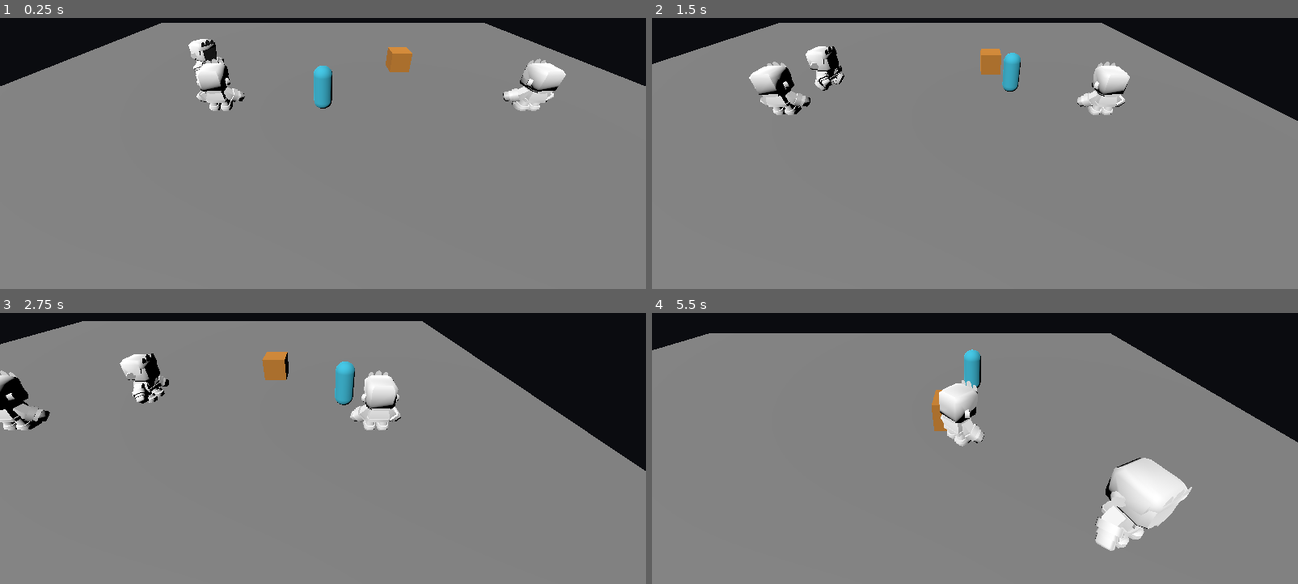
Above: before the commit, frames 1-4 (two rows, left to right).
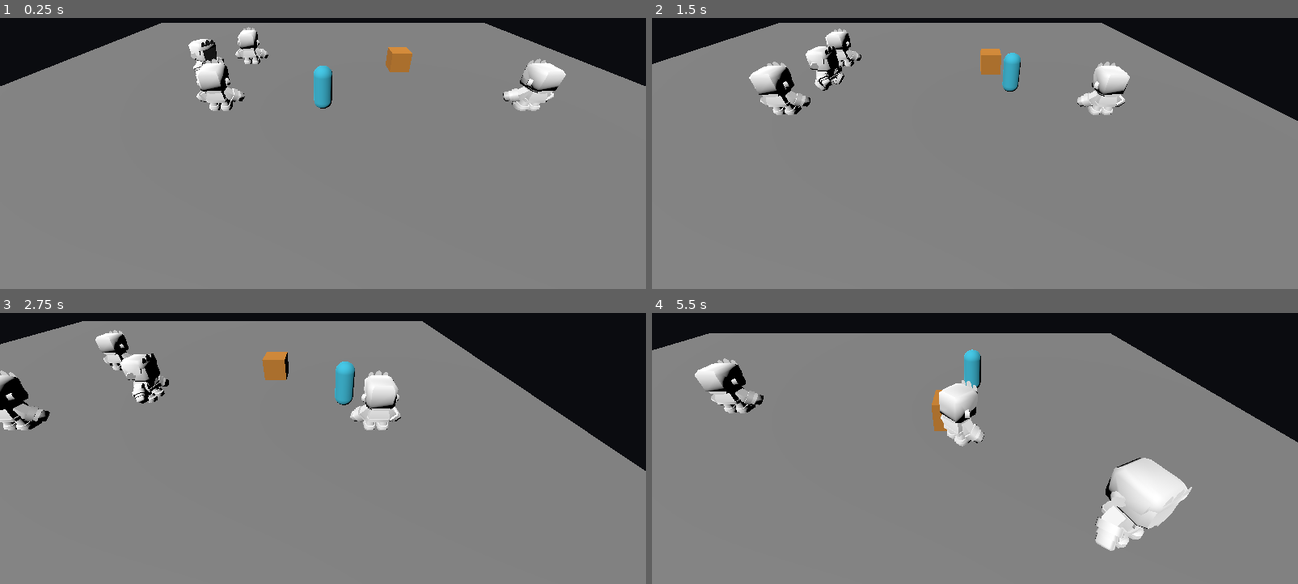
Above: after the commit, the same moments.

Repository: gabrielagudelo777-max/el-inquieto-videojuego
Game: Godot game, scene res://main.tscn
Same seed, same stepped clock (60 frames per second), same inputs: the game is played once before the commit and once after it.
Inputs (mouse positions are in pixels of both pictures, inside the frame that each line leads up to):
- Up to frame 1 (0.25 s): no input
- Up to frame 2 (1.5 s): move the mouse to (1117, 88) at 0.52 s; hold D (move_right) 0.53-1.28 s; hold Ctrl (correr) 0.53-1.28 s; move the mouse to (845, 126) at 1.27 s; hold S (move_down) from 1.28 s (still down); tap Shift (dash) at 1.35 s
- Up to frame 3 (2.75 s): move the mouse to (387, 321) at 2.02 s; release S (move_down) at 2.03 s; hold D (move_right) from 2.03 s (still down); tap J (disparar) at 2.1 s
- Up to frame 4 (5.5 s): move the mouse to (942, 475) at 2.77 s; release D (move_right) at 2.78 s; hold W (move_up) 2.78-3.53 s; tap one key every 0.75 s from 2.85 s: R (hacer_ruido) E (interactuar) Ctrl (correr) Shift (dash); move the mouse to (1168, 456) at 3.52 s; hold A (move_left) 3.53-5.03 s; move the mouse to (781, 348) at 4.27 s; move the mouse to (1007, 402) at 5.02 s; hold S (move_down) from 5.03 s (still down)

The runs differ from the first frame. In frame 1, 0.4% of the frame differs, in the area x 36-42%, y 3-18%; in frame 2, 0.4%; in frame 3, 0.4%; in frame 4, 1.1%, in the area x 6-18%, y 16-38%.

Commit message:
T9 N3 - Tarea C - alerta en cadena

Diff:
--- a/main.tscn
+++ b/main.tscn
@@ -102,3 +102,6 @@
 
 [node name="OyenteB" parent="." instance=ExtResource("9_oyente")]
 position = Vector3(8, 0, 0)
+
+[node name="OyenteC" parent="." instance=ExtResource("9_oyente")]
+position = Vector3(-4, 0, -4.8)
--- a/oyente.gd
+++ b/oyente.gd
@@ -6,6 +6,7 @@
 @export var tiempo_mirar: float = 2.0
 # Deja espacio para que el Oyente no choque con el jugador en el origen del ruido.
 @export var llega_a: float = 1.0
+@export var radio_aviso: float = 5.0
 
 var estado: Estado = Estado.EN_PUESTO
 var puesto: Vector3 = Vector3.ZERO
@@ -66,9 +67,22 @@
 
 
 func oir(punto: Vector3) -> void:
+	# Se guarda antes del cambio para cortar la recursión entre vecinos.
+	var estaba_en_puesto: bool = estado == Estado.EN_PUESTO
 	ruido_en = punto
 	if estado != Estado.INVESTIGAR:
 		cambiar_a(Estado.INVESTIGAR)
+	if estaba_en_puesto:
+		avisar_a_vecinos(punto)
+
+
+func avisar_a_vecinos(punto: Vector3) -> void:
+	for otro: Node3D in get_tree().get_nodes_in_group("oyentes"):
+		if otro == self:
+			continue
+		if global_position.distance_to(otro.global_position) <= radio_aviso:
+			print(name, " avisa a ", otro.name)
+			otro.oir(punto)
 
 
 func ir_a(destino: Vector3) -> void:
